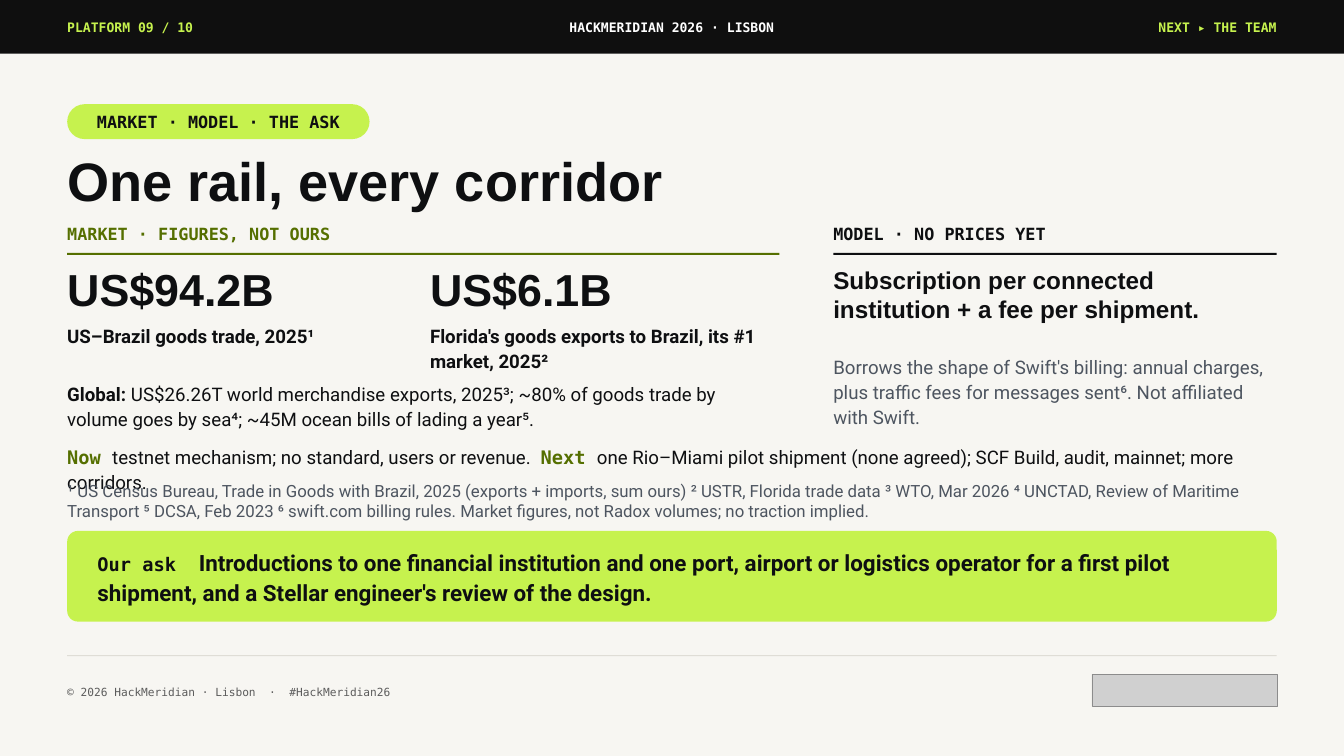
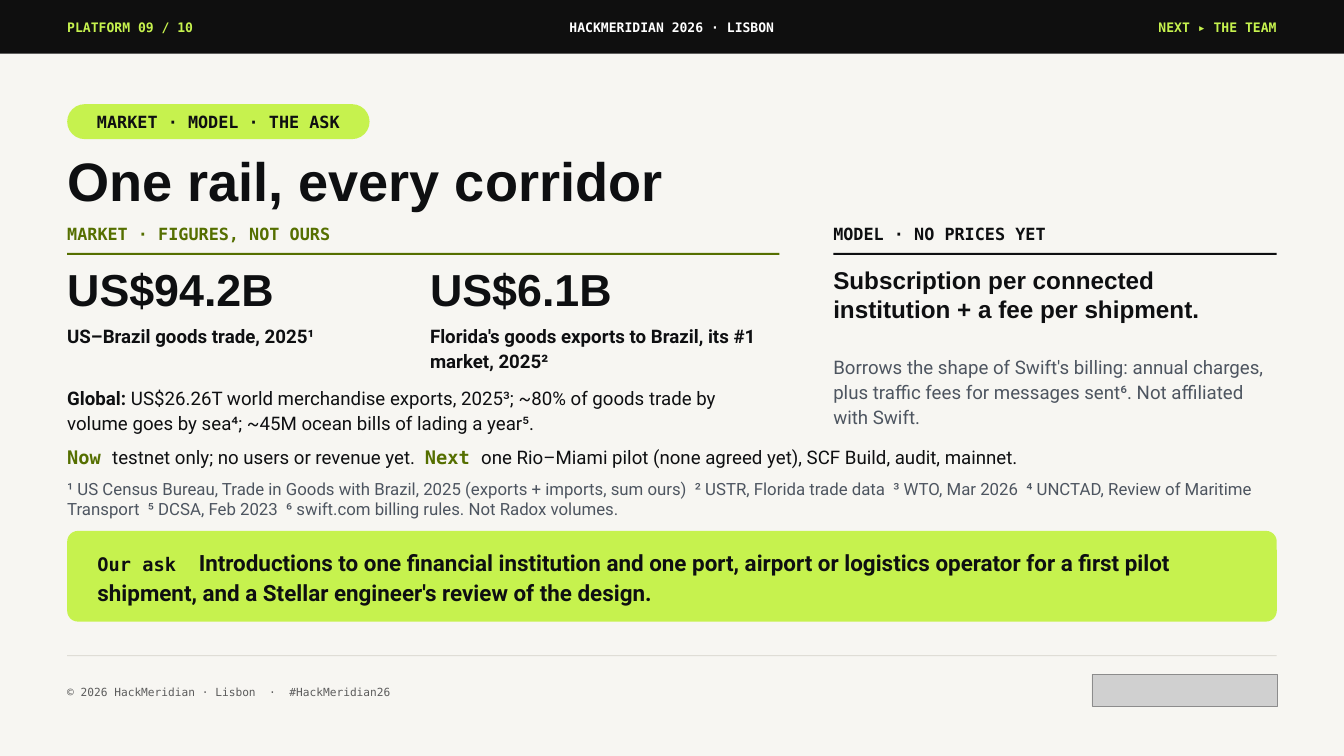
Before and after one commit to pwsaragossy/hackmeridian-cos, a slide deck: slide 9 of projects/hackmeridian-rail/deck/radox-custody-rail.pptx. Drawn at 1344x756 pixels with LibreOffice and Linux fonts; fonts in the diff are those of the drawing; grey boxes stand for pictures. Boxes give left, top, right and bottom in pixels: in the first picture for what was removed or moved away, otherwise in the second. Text is boxed around its words. In the diff, an @@ line names an element or a change of style, - is before the commit and + after.

```diff
--- a/projects/hackmeridian-rail/deck/radox-custody-rail.pptx
+++ b/projects/hackmeridian-rail/deck/radox-custody-rail.pptx
@@ text "Global: US$26.26T world merchandise exports, ...": place and size @@
-text "Global: US$26.26T world merchandise exports, ..." at box(67, 385, 715, 430)
+text "Global: US$26.26T world merchandise exports, ..." at box(67, 389, 715, 434)
@@ text at box(67, 449, 1018, 468): text changed @@
-Now testnet mechanism; no standard, users or revenue. Next one Rio–Miami pilot shipment (none agreed); SCF Build, audit, mainnet; more corridors.
+Now testnet only; no users or revenue yet. Next one Rio–Miami pilot (none agreed yet), SCF Build, audit, mainnet.
@@ text at box(67, 482, 1252, 519): text changed @@
-¹ US Census Bureau, Trade in Goods with Brazil, 2025 (exports + imports, sum ours) ² USTR, Florida trade data ³ WTO, Mar 2026 ⁴ UNCTAD, Review of Maritime Transport ⁵ DCSA, Feb 2023 ⁶ swift.com billing rules. Market figures, not Radox volumes; no traction implied.
+¹ US Census Bureau, Trade in Goods with Brazil, 2025 (exports + imports, sum ours) ² USTR, Florida trade data ³ WTO, Mar 2026 ⁴ UNCTAD, Review of Maritime Transport ⁵ DCSA, Feb 2023 ⁶ swift.com billing rules. Not Radox volumes.
```
Also in this commit, not shown: 3 other files.
